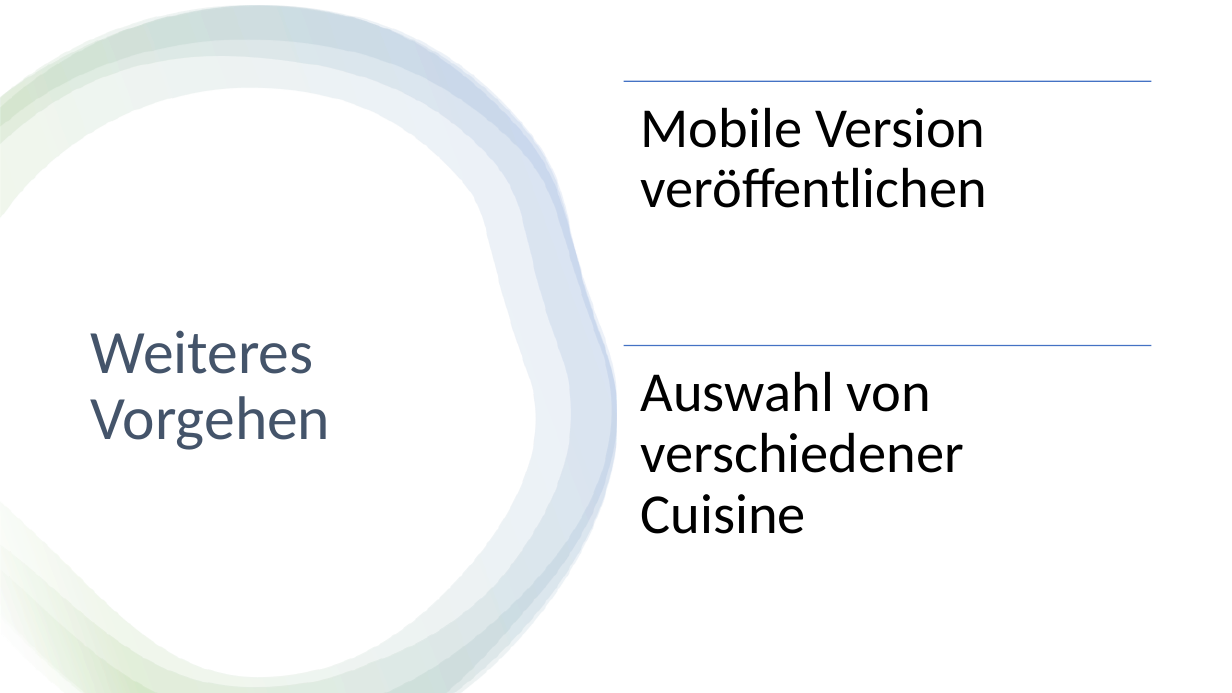
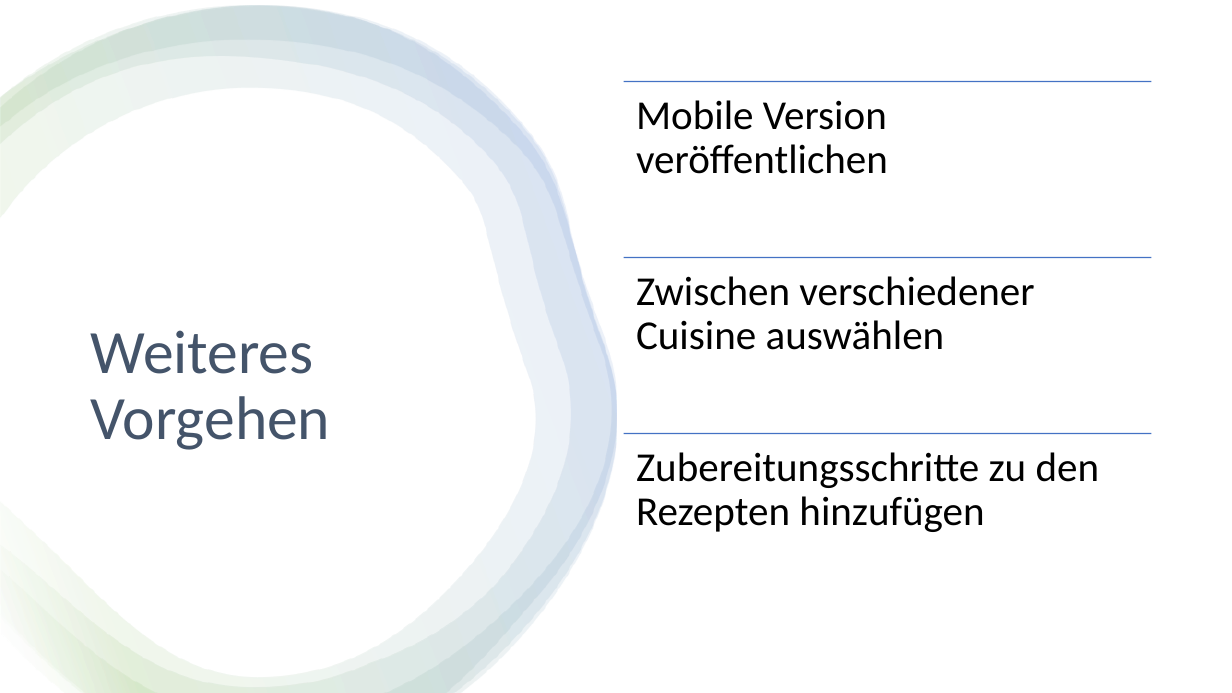
Before and after one commit to Michael-Blessing/FridgeMinder, a slide deck: slide 11 of PM/11-Abschlusspraesentation_Unterrichtsprojekt_FridgeMinder.pptx (slide 9 before the commit). Drawn at 1232x693 pixels with LibreOffice and Linux fonts; fonts in the diff are those of the drawing. Boxes give left, top, right and bottom in pixels: in the first picture for what was removed or moved away, otherwise in the second. Text is boxed around its words. In the diff, an @@ line names an element or a change of style, - is before the commit and + after.

```diff
--- a/PM/11-Abschlusspraesentation_Unterrichtsprojekt_FridgeMinder.pptx
+++ b/PM/11-Abschlusspraesentation_Unterrichtsprojekt_FridgeMinder.pptx
@@ text "Mobile Version veröffentlichen" at box(636, 100, 888, 174): size 44 to 32 pt; less space between paragraphs @@
@@ line moved from (624, 346) - (1152, 346) to (624, 258) - (1152, 258) @@
@@ text at box(636, 276, 1034, 350): text changed; size 44 to 32 pt @@
-Auswahl von verschiedener Cuisine
+Zwischen verschiedener Cuisine auswählen
@@ line added from (624, 433) to (1152, 433), #4472C4 1 pt @@
@@ text added at box(636, 452, 1100, 532), 32 pt, text #000000 @@
+Zubereitungsschritte zu den Rezepten hinzufügen
```
Also in this commit, not shown: 3 other slides changed, 4 slides added, 1 slide removed, 1 other file.
